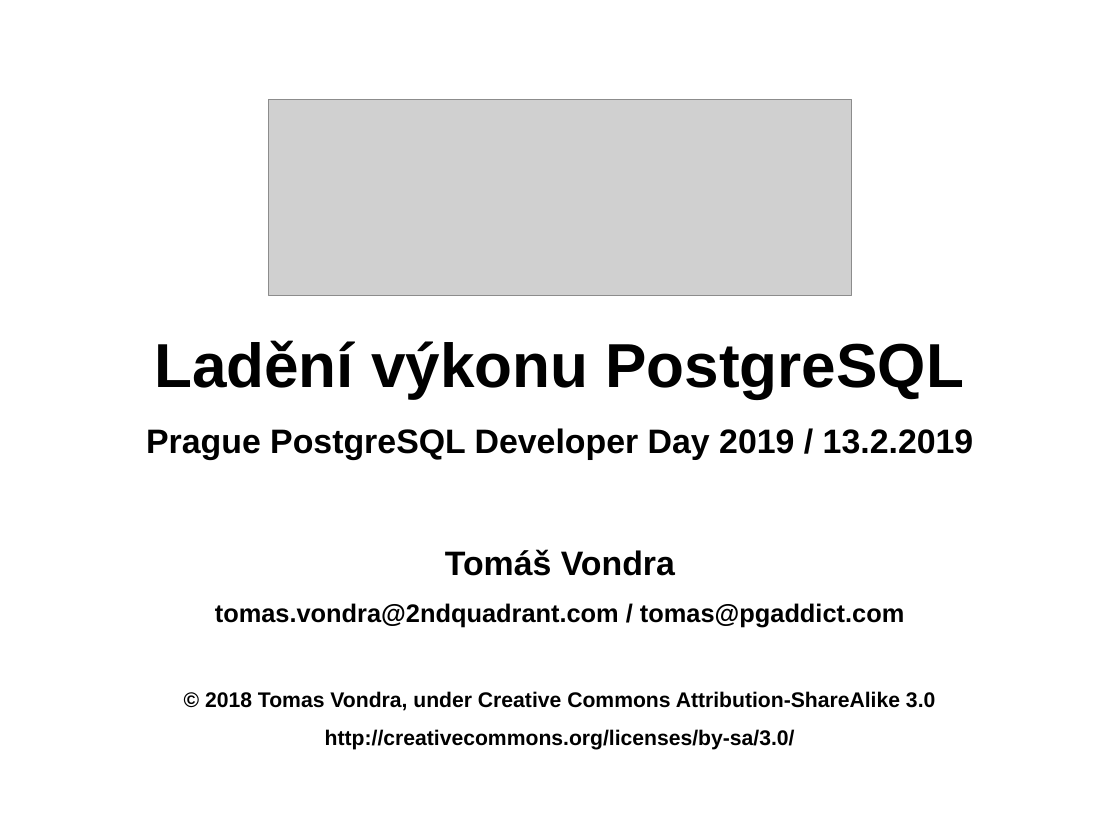
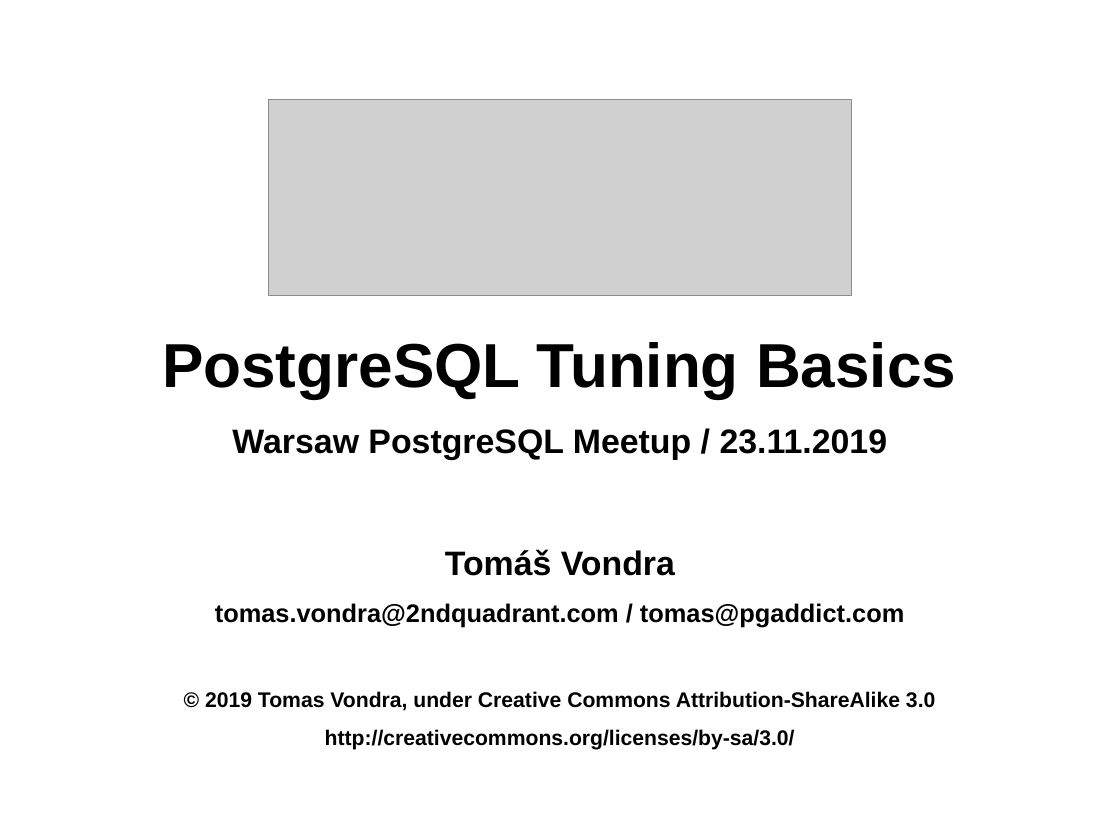
Before and after one commit to tvondra/perf_tuning_training, a slide deck: slide 1 of perf-tuning-training.odp. Drawn at 1120x840 pixels with LibreOffice and Linux fonts; fonts in the diff are those of the drawing; grey boxes stand for pictures. Boxes give left, top, right and bottom in pixels: in the first picture for what was removed or moved away, otherwise in the second. Text is boxed around its words. In the diff, an @@ line names an element or a change of style, - is before the commit and + after.

```diff
--- a/perf-tuning-training.odp
+++ b/perf-tuning-training.odp
@@ subtitle at box(162, 342, 956, 460): text changed @@
-Ladění výkonu PostgreSQL
-Prague PostgreSQL Developer Day 2019 / 13.2.2019
+PostgreSQL Tuning Basics
+Warsaw PostgreSQL Meetup / 23.11.2019
@@ subtitle at box(205, 691, 935, 711): text changed @@
-© 2018 Tomas Vondra, under Creative Commons Attribution-ShareAlike 3.0
+© 2019 Tomas Vondra, under Creative Commons Attribution-ShareAlike 3.0
```
Also in this commit, not shown: 24 other slides changed, 13 slides added, 25 slides removed, 1 other file.
